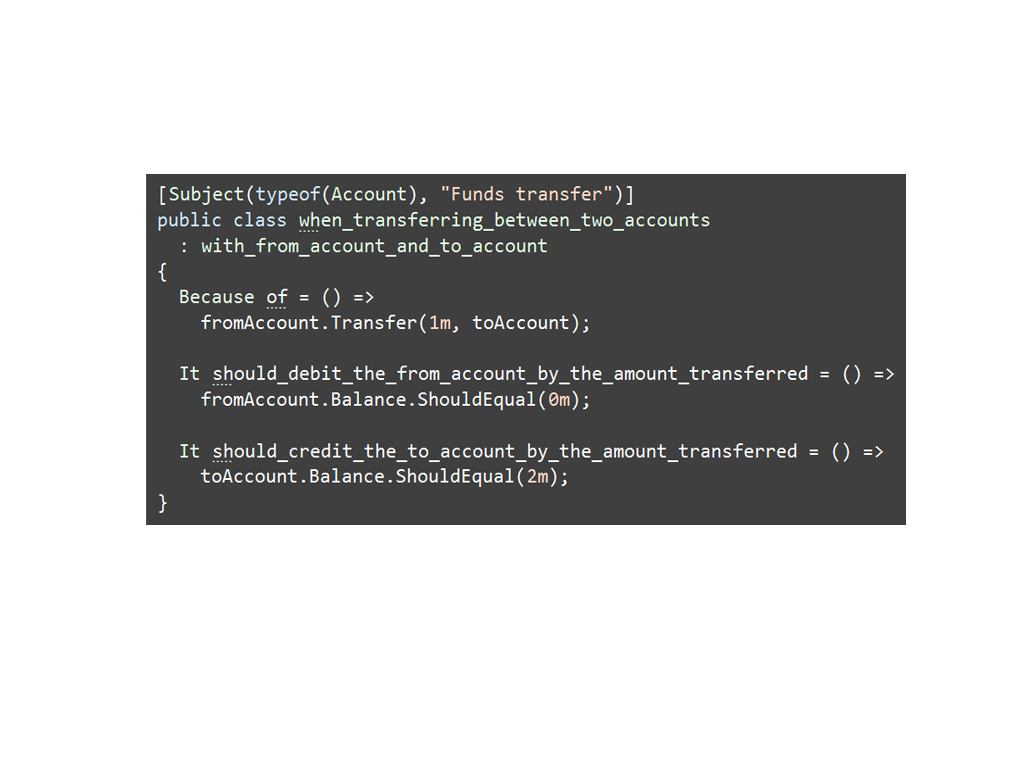
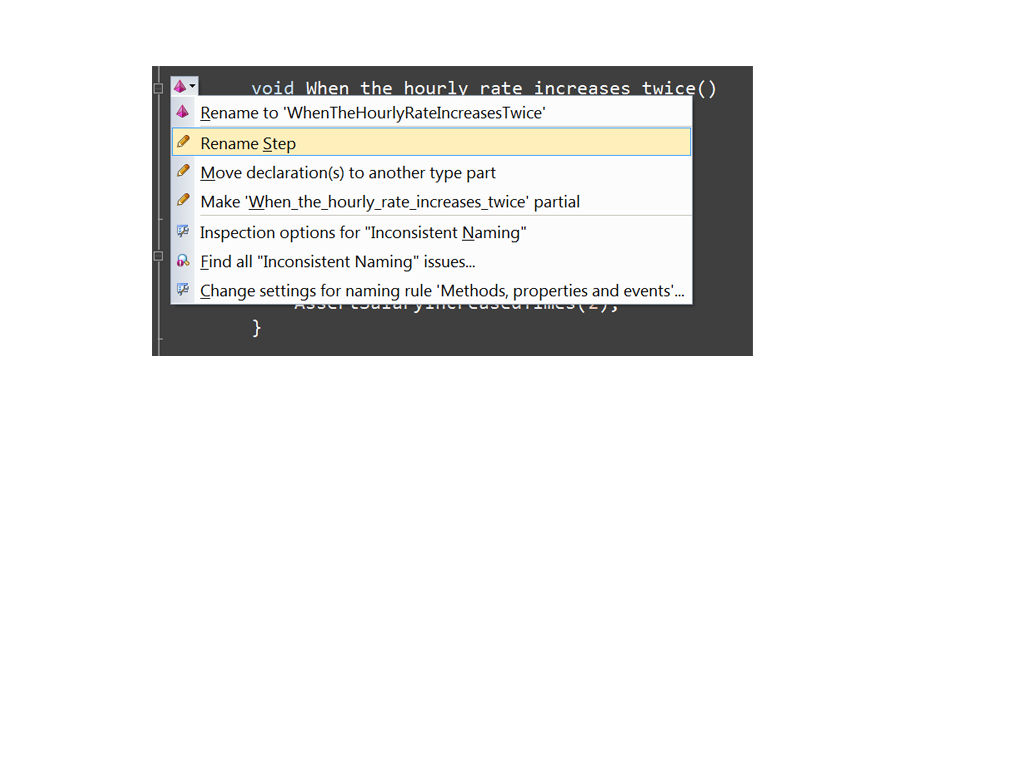
Before/after of a 1024 × 768 layered artwork. What changed in the layer stack:
hid "MSpec" over left=146, top=174, right=906, bottom=525
showed "TriggerRename" over left=152, top=66, right=753, bottom=356
